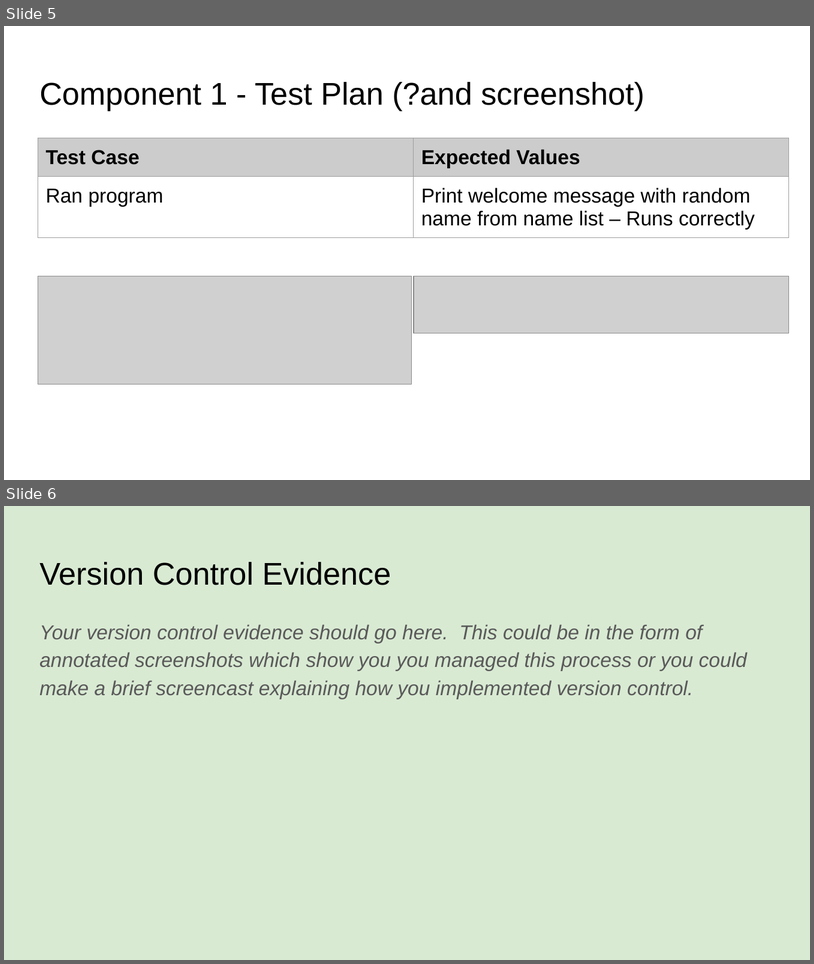
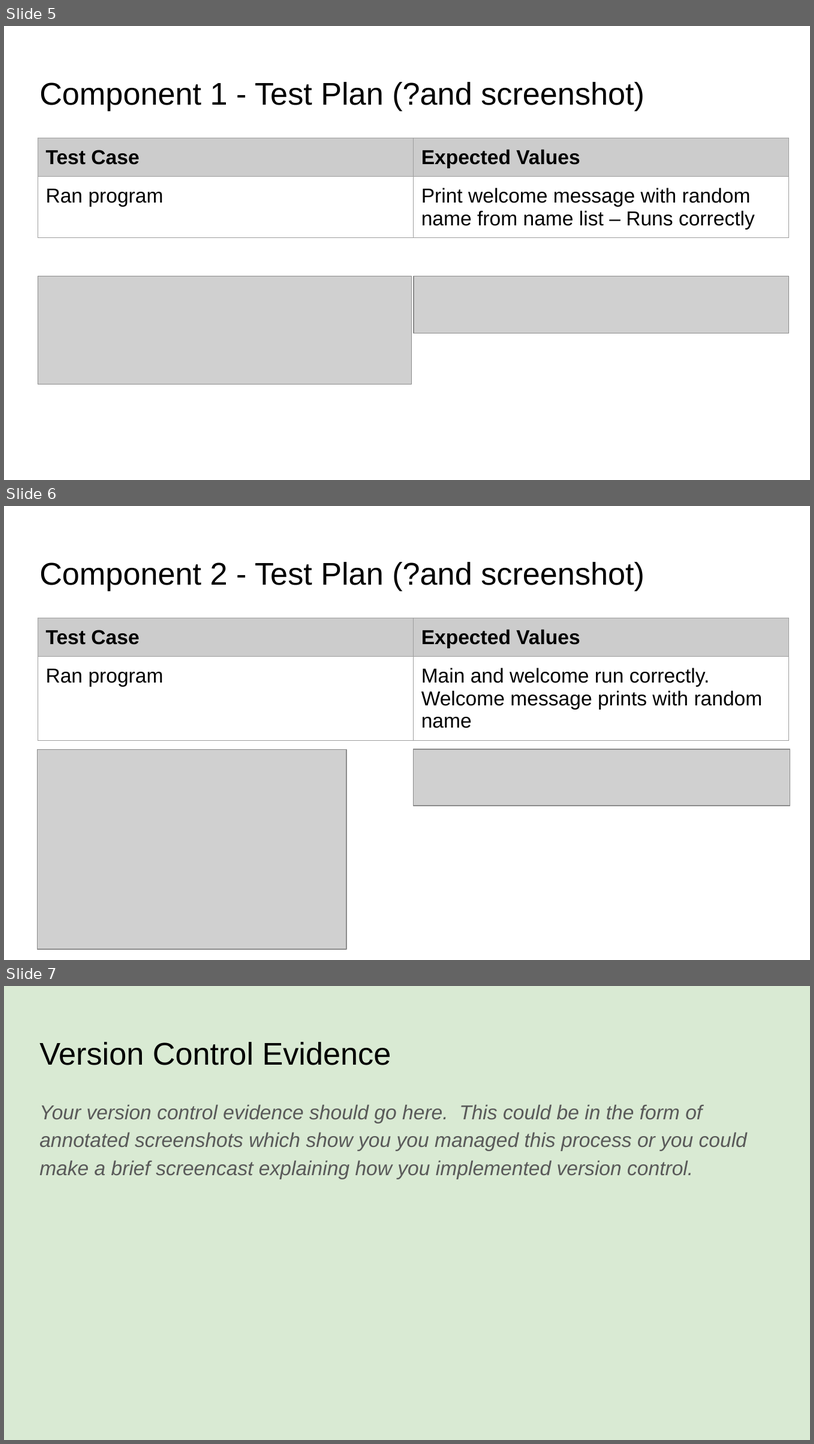
Before and after one commit to BronsonLovesCode/Pizza_Bot, a slide deck: 022_91893+_+91897+Documentation.pptx. Shown one above the other, each under a label of ours: slides 5 and 6 before the commit, slides 5, 6 and 7 after it. The pictures are 814x964 and 814x1444 pixels, drawn with LibreOffice and Linux fonts; fonts in the diff are those of the drawing; grey boxes stand for pictures. Boxes give left, top, right and bottom in pixels: in the first picture for what was removed or moved away, otherwise in the second. Text is boxed around its words. In the diff, an @@ line names an element or a change of style, - is before the commit and + after.

Commit message:
Created welcome v2
changed welcome message code into a function

created a main() function to call welcome()

```diff
--- a/022_91893+_+91897+Documentation.pptx
+++ b/022_91893+_+91897+Documentation.pptx
@@ slide 6 added at (x1=4, y1=506, x2=810, y2=960), background #FFFFFF @@
@@ title added at (x1=39, y1=562, x2=645, y2=591), 28 pt, text #000000 @@
+Component 2 - Test Plan (?and screenshot)
@@ table added at (x1=38, y1=618, x2=789, y2=747), 2 rows, 2 columns @@
+Test Case | Expected Values
+Ran program | Main and welcome run correctly. / Welcome message prints with random name
@@ picture added at (x1=37, y1=750, x2=347, y2=949) @@
@@ picture added at (x1=414, y1=749, x2=790, y2=805) @@
@@ what was slide 6 is now slide 7 @@
```
Also in this commit, not shown: 1 slide changed, 5 other files.
